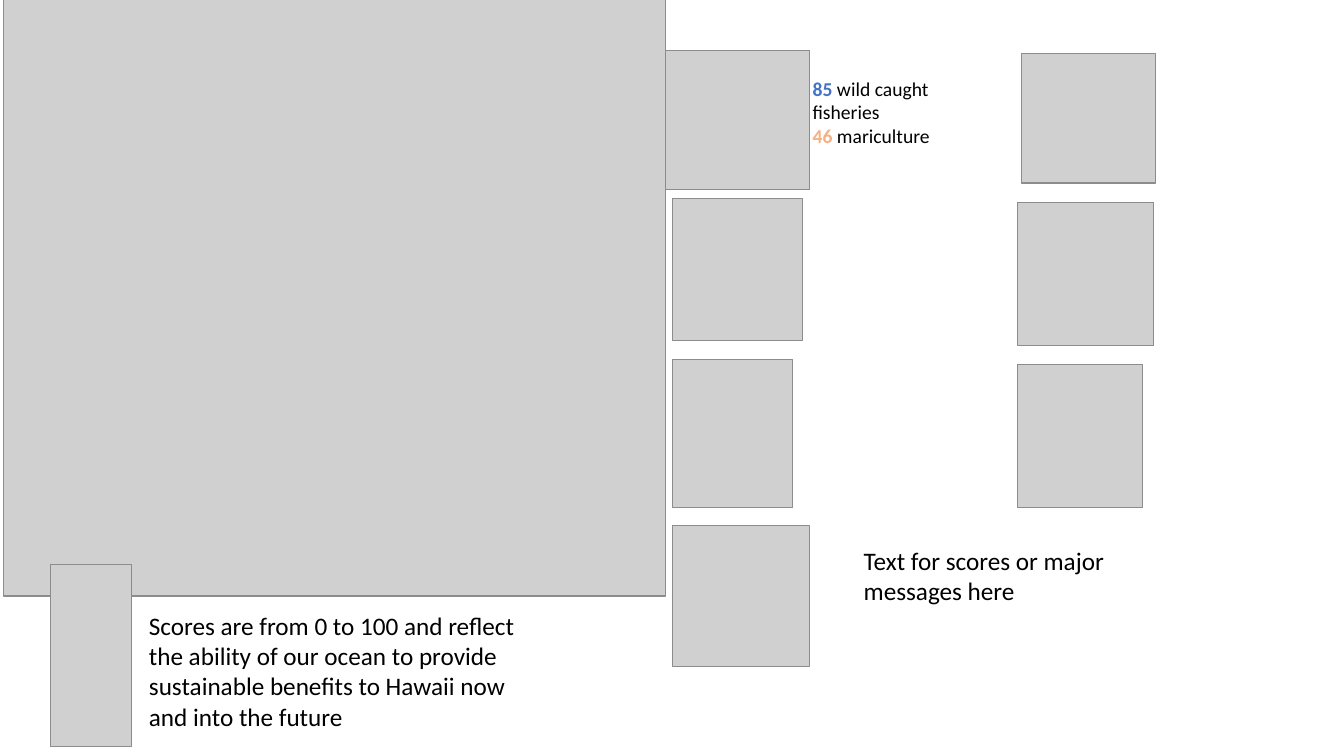
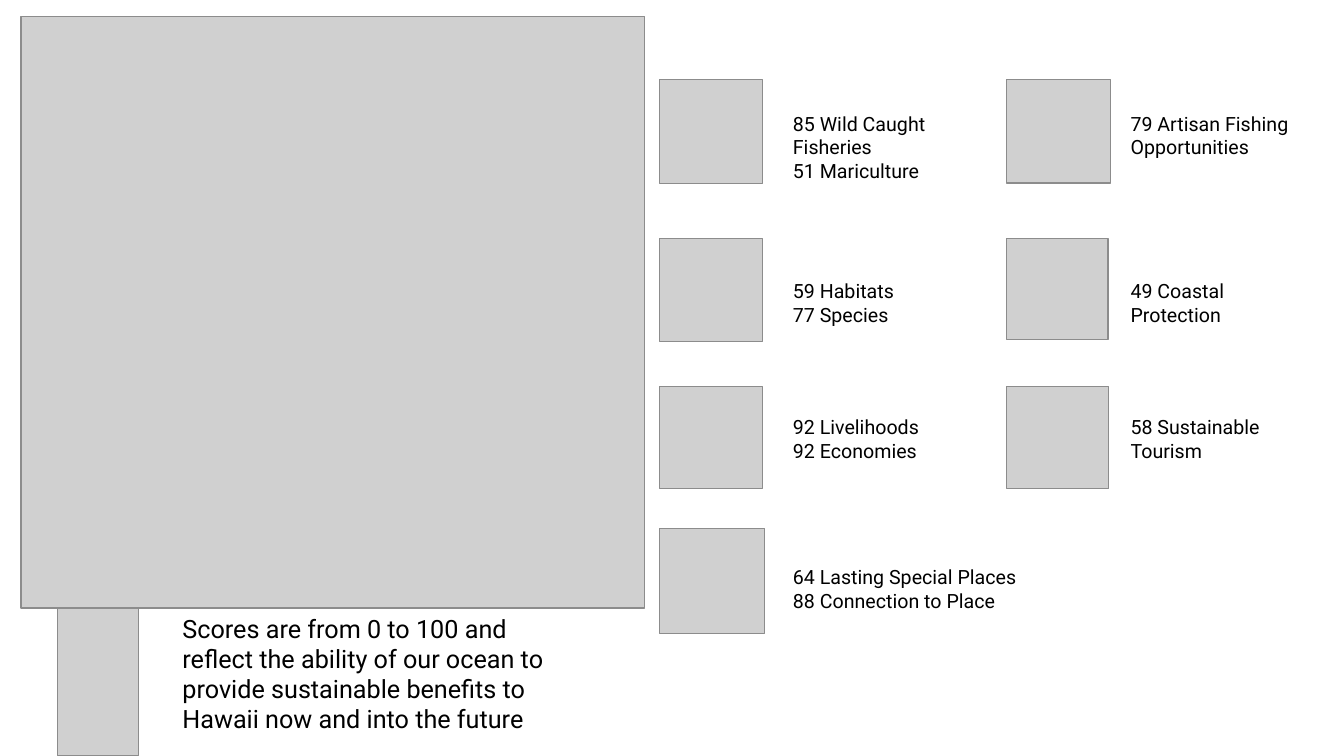
Before and after one commit to OHI-Science/mhi, a slide deck: slide 3 of prep/communication/OHI Hawaii display.pptx (slide 1 before the commit). Drawn at 1344x756 pixels with LibreOffice and Linux fonts; fonts in the diff are those of the drawing; grey boxes stand for pictures. Boxes give left, top, right and bottom in pixels: in the first picture for what was removed or moved away, otherwise in the second. Text is boxed around its words. In the diff, an @@ line names an element or a change of style, - is before the commit and + after.

Commit message:
updated liv trend calculations and reran scores

```diff
--- a/prep/communication/OHI Hawaii display.pptx
+++ b/prep/communication/OHI Hawaii display.pptx
@@ picture: place and size @@
-picture at bbox=[3, 0, 665, 596]
+picture at bbox=[21, 16, 645, 608]
@@ picture added at bbox=[659, 80, 763, 184] @@
@@ picture added at bbox=[1007, 80, 1110, 182] @@
@@ text at bbox=[793, 116, 925, 179]: text changed; font Calibri to Roboto @@
-85 wild caught fisheries
-46 mariculture
+85 Wild Caught Fisheries
+51 Mariculture
@@ text added at bbox=[1131, 116, 1288, 158], 14 pt, text #000000 @@
+79 Artisan Fishing Opportunities
@@ picture added at bbox=[659, 239, 762, 342] @@
@@ picture added at bbox=[1007, 239, 1108, 340] @@
@@ text added at bbox=[793, 283, 894, 326], 14 pt, text #000000 @@
+59 Habitats
+77 Species
@@ text added at bbox=[1131, 283, 1224, 323], 14 pt, text #000000 @@
+49 Coastal Protection
@@ picture added at bbox=[659, 386, 762, 489] @@
@@ picture added at bbox=[1007, 386, 1109, 489] @@
@@ text added at bbox=[793, 419, 919, 459], 14 pt, text #000000 @@
+92 Livelihoods
+92 Economies
@@ text added at bbox=[1131, 419, 1259, 459], 14 pt, text #000000 @@
+58 Sustainable Tourism
@@ picture added at bbox=[659, 528, 764, 633] @@
@@ text added at bbox=[793, 569, 1017, 609], 14 pt, text #000000 @@
+64 Lasting Special Places
+88 Connection to Place
@@ group removed at bbox=[665, 50, 1156, 666]: 7 pictures, 1 text @@
-Text for scores or major messages here
@@ picture: place and size @@
-picture at bbox=[50, 565, 132, 747]
+picture at bbox=[57, 574, 139, 756]
@@ text "Scores are from 0 to ...": place and size @@
-text "Scores are from 0 to ..." at bbox=[149, 617, 514, 727]
+text "Scores are from 0 to ..." at bbox=[182, 619, 543, 729]
@@ text "Scores are from 0 to ..." at bbox=[182, 619, 543, 729]: font Calibri to Roboto @@
```
Also in this commit, not shown: 2 slides added, 12 other files.
